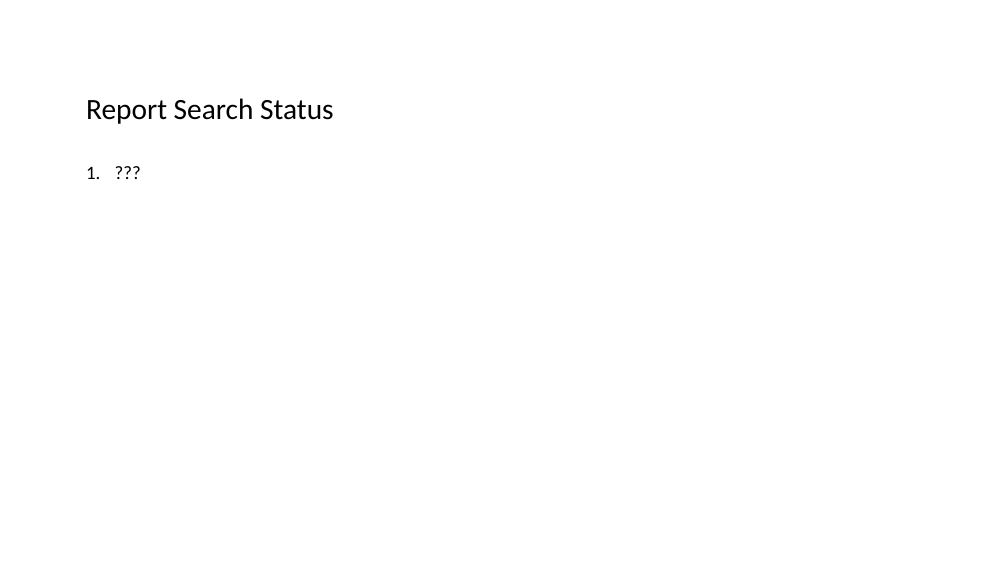
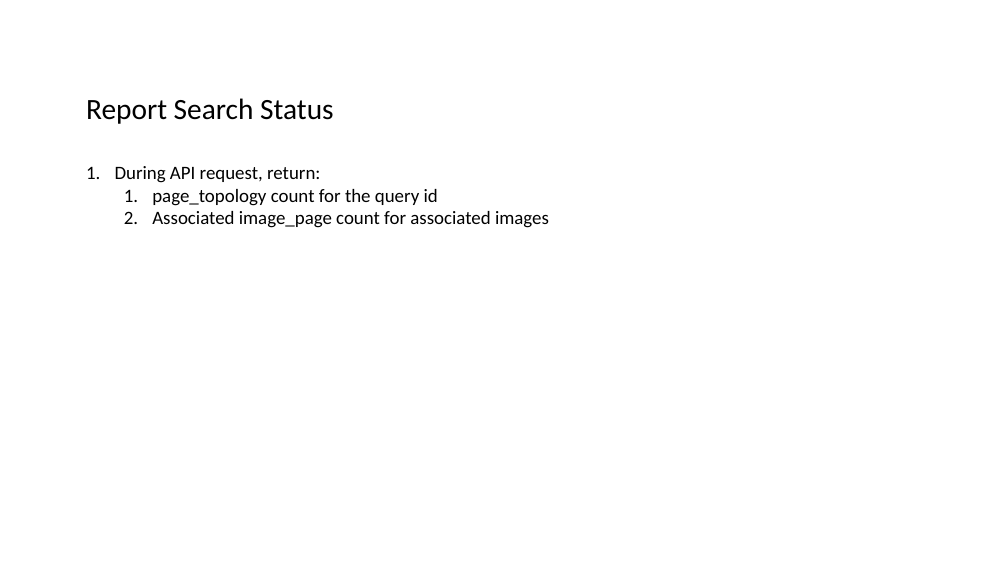
Before and after one commit to datim/squid, a slide deck: slide 10 of docs/design.pptx. Drawn at 1008x567 pixels with LibreOffice and Linux fonts; fonts in the diff are those of the drawing. Boxes give left, top, right and bottom in pixels: in the first picture for what was removed or moved away, otherwise in the second. Text is boxed around its words. In the diff, an @@ line names an element or a change of style, - is before the commit and + after.

```diff
--- a/docs/design.pptx
+++ b/docs/design.pptx
@@ text at (115,166,549,228): text changed @@
-1. ???
+1. During API request, return:
+  1. page_topology count for the query id
+  2. Associated image_page count for associated images
```
Also in this commit, not shown: 5 other slides changed.
